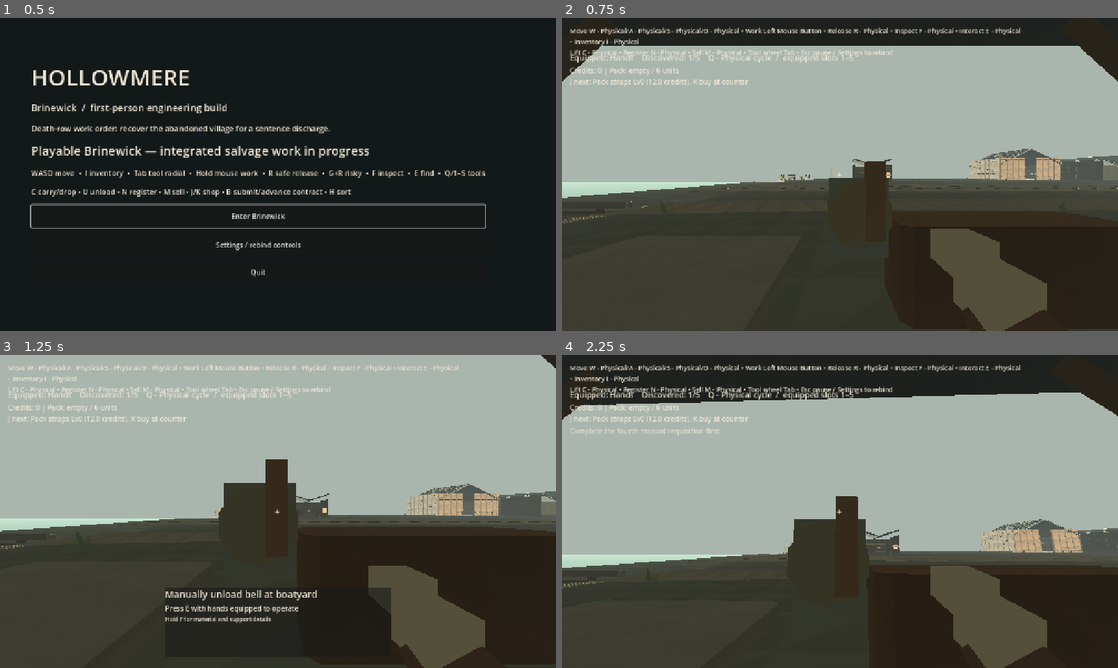
Above: before the commit, frames 1-4 (two rows, left to right).
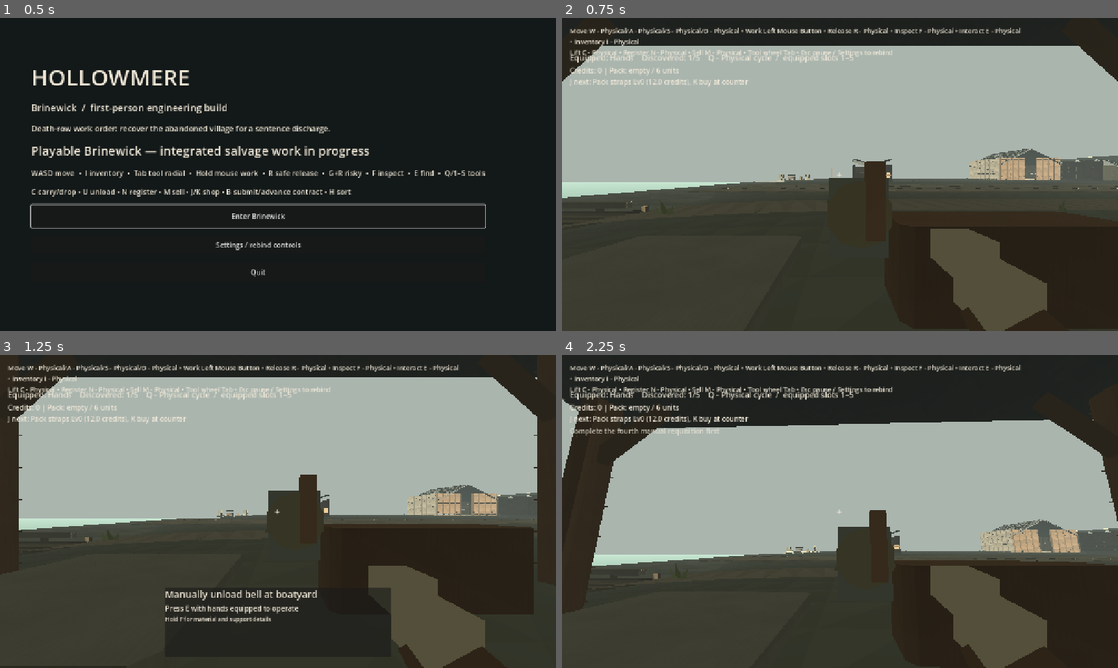
Above: after the commit, the same moments.

Repository: squwillsmith-ship-it/Hollowmere-0.2
Game: Godot game, scene res://scenes/main.tscn
Two runs of this game, one before a commit and one after it. Both use one fixed random seed, a clock stepped at 60 frames per second and the inputs below.
Inputs (mouse positions are in pixels of both pictures, inside the frame that each line leads up to):
- Up to frame 1 (0.5 s): no input
- Up to frame 2 (0.75 s): click "Enter Brinewick" at 0.5 s
- Up to frame 3 (1.25 s): no input
- Up to frame 4 (2.25 s): tap E (hm_find_tool) at 1.25 s; move the mouse to (867, 511) at 1.27 s; hold E (hm_find_tool) 1.28-2.03 s; hold W (hm_forward) from 1.28 s (still down); click (867, 511) at 1.42 s; tap Space (hm_jump) at 1.52, 2 s; move the mouse to (812, 511) at 2.02 s; tap F (hm_inspect) at 2.1 s

Frame 1 is identical in both runs. In frame 2, less than 0.1% of the frame differs, in the area x 0-15%, y 60-66%; in frame 3, 15%; in frame 4, 16%, in the area x 0-100%, y 12-75%.

Commit message:
fix benchmark physical route winding and sculpt quay approach shelf

Diff:
--- a/game/scripts/world/hm_harbour_benchmark_coast.gd
+++ b/game/scripts/world/hm_harbour_benchmark_coast.gd
@@ -37,6 +37,10 @@
 	var land: float = lerpf(-0.67,1.965,t)
 	var exposed: float = 1.0 - smoothstep(-28.0,-20.0,x)
 	land += exposed * 0.065 * sin(z*0.27+x*0.21)
+	# Stone-founded landing apron grades from the seawall down into the
+	# tidal bank without an unsupported floating access ramp.
+	var dock_shelf: float = exp(-pow((x+33.0)/7.0,2.0)-pow((z-10.0)/10.0,2.0))
+	land = lerpf(land,1.21,dock_shelf*0.98)
 	return land
 
 static func install_terrace(parent: Node3D) -> StaticBody3D:
@@ -117,8 +121,8 @@
 			var d := _route_vertex(p1+normal*half)
 			var tone: Color = Color("877d69").lerp(Color("726c5e"),
 				0.16+0.10*sin(float(i)*1.8+float(j)*0.4))
-			_triangle(st,a,b,d,tone)
-			_triangle(st,b,c,d,tone.darkened(0.055))
+			_triangle(st,a,d,b,tone)
+			_triangle(st,b,d,c,tone.darkened(0.055))
 	var mesh: ArrayMesh = st.commit()
 	_install_mesh_and_collision(body,mesh,"RuttedStoneAndPackedEarth")
 
